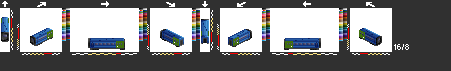
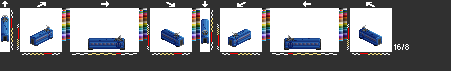
Before/after of a w=451, h=71 layered artwork. What changed in the layer stack:
hid "erbdsb1" over [1, 18, 381, 50]
hid "erb" over [1, 15, 382, 50]
added layer "fral" above "frbdsb4" over [2, 15, 369, 41]
showed "fra" over [1, 15, 382, 50]
